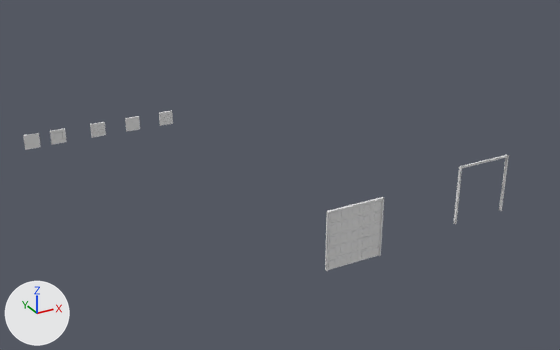
What one commit did to the Blender file generator/Segmentowa/segmentowa_kopia3.blend.
Both versions are drawn from a 50 mm lens placed at (-14.13, -20.18, 14.2), pointed at (-2.19, 1.52, 3.34). Every picture has the same lights, and +X, +Y and +Z are marked at lower left.

Names of what the first picture shows: 'brama-koniec', 'szyny', 'szyny-na-brame'.
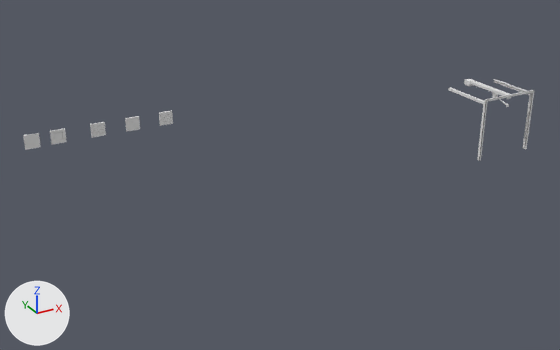
Commit message: dodanio na segmentowa ramke

The change in detail:
me_cube_077 is used by ob_szyny_na_brame; location (5.89, 0.05, 1.59).
me_cube_077 had 324 vertices, 246 faces and spanned x -1.2..1.2, y -0.05..0.05, z -1.2..1.2.
me_cube_077 now has 556 vertices, 904 faces and spans x -1.2..1.2, y -0.05..2.35, z -1.2..1.2.
me_cube_077 part 1: a new loose piece, a box spanning x -0.1..0.1, y 0.03..0.05, z 1.04..1.14.
me_cube_077 part 2: a new loose piece, a 10-sided cylinder along y spanning x -0.027..0.027, y 0.049..2.049, z 1.085..1.141.
me_cube_077 part 3: a new loose piece, a 6-sided cylinder along x spanning x 0.0637..0.0681, y 0.7235..0.7679, z 0.9653..1.0039.
me_cube_077 part 4: a new loose piece, a box spanning x -0.05..0.05, y 0.04..0.06, z 0.722..0.822.
me_cube_077 part 5: a new loose piece, a 6-sided cylinder along x spanning x -0.0681..-0.0637, y 0.7235..0.7679, z 0.9653..1.0039.
me_cube_077 part 6: a new loose piece of 52 vertices spanning x -0.08..0.08, y 0.66..0.84, z 0.88..1.15.
me_cube_077 part 7: a new loose piece of 20 vertices spanning x -0.01..0.01, y 0.04..0.83, z 0.74..1.02.
me_cube_077 part 8: a new loose piece of 20 vertices spanning x -0.15..0.15, y 2.05..2.35, z 0.99..1.19.
me_cube_077 part 9: a new loose piece of 16 vertices spanning x 1.14..1.18, y 0.05..0.11, z -1.2..1.0.
me_cube_077 part 10: a new loose piece of 16 vertices spanning x -1.2..-1.1, y 0.05..2.05, z 1.0..1.1.
me_cube_077 part 11: a new loose piece of 16 vertices spanning x 1.1..1.2, y 0.05..2.05, z 1.0..1.1.
me_cube_077 part 12: a new loose piece of 16 vertices spanning x -0.1..0.1, y 0.05..2.05, z 1.1..1.2.
me_cube_077 part 13: a new loose piece of 16 vertices spanning x -1.18..-1.14, y 0.05..0.11, z -1.2..1.0.
Object 'szyny-na-brame' (ob_szyny_na_brame) moves from (5.89, 0.05, 1.59) to (6.75, 0.0, 4.1).
Object 'brama-koniec' (ob_brama_koniec) is deleted.
Object 'szyny' (ob_szyny) is deleted.

Pixel boxes (x1, y1, x2, y2) of what changed, in the pictures (560 x 350 px):
'brama-koniec', deleted: before (328, 200, 382, 270)
'szyny-na-brame', reshaped, moved (55% wider, 19% taller): before (454, 155, 509, 224); after (448, 79, 534, 161)
'szyny', deleted: before (325, 197, 384, 271)
part 6 of me_cube_077, added: after (492, 92, 498, 98)
part 7 of me_cube_077, added: after (496, 96, 507, 105)
part 8 of me_cube_077, added: after (464, 79, 475, 86)
part 9 of me_cube_077, added: after (522, 95, 531, 149)
part 10 of me_cube_077, added: after (448, 87, 484, 104)
part 11 of me_cube_077, added: after (493, 79, 531, 95)
part 12 of me_cube_077, added: after (470, 81, 509, 96)
part 13 of me_cube_077, added: after (477, 104, 484, 159)
